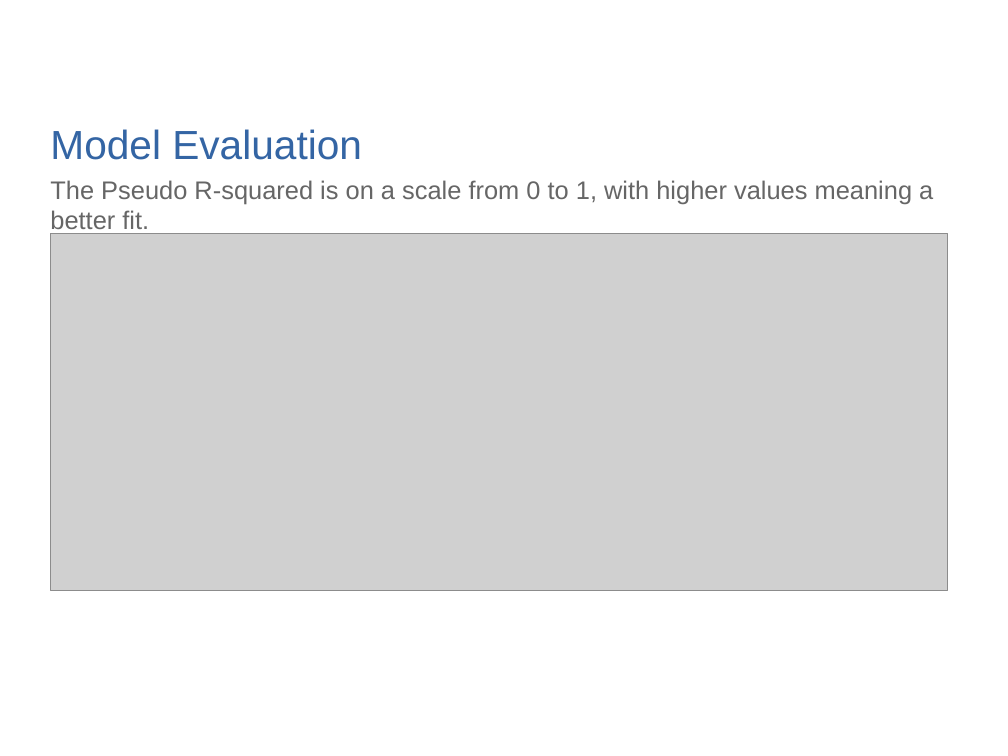
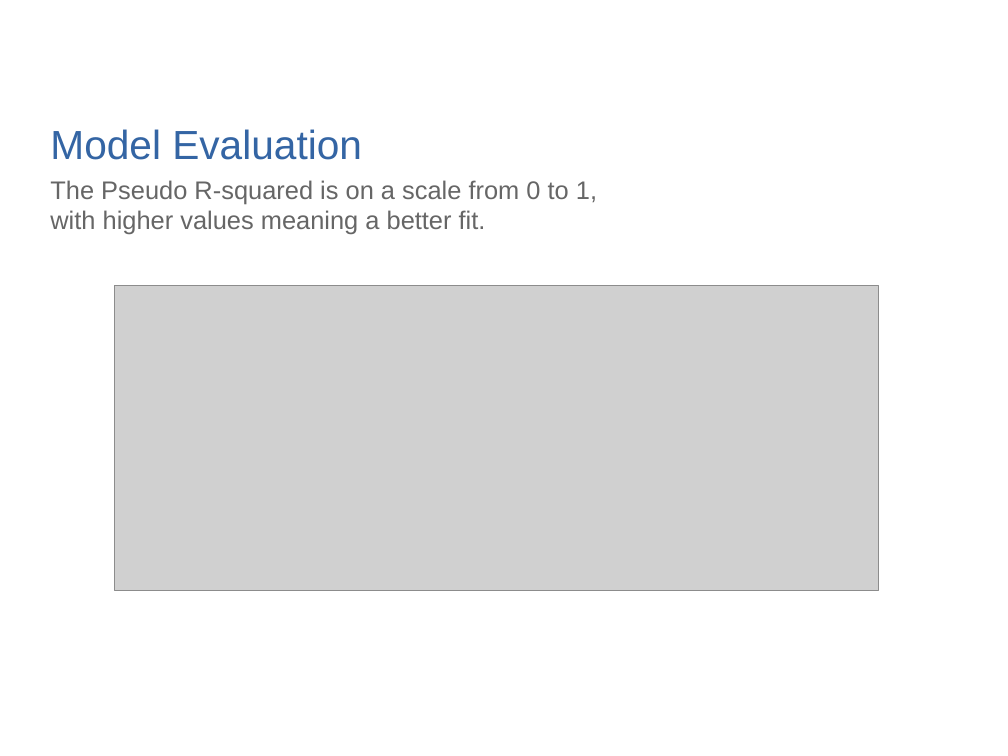
Before and after one commit to quickheaven/scs-3251-statistics-for-data-science, a slide deck: slide 11 of documents/Spam Email Classification - Arjie Cristobal.pptx. Drawn at 1008x756 pixels with LibreOffice and Linux fonts; fonts in the diff are those of the drawing; grey boxes stand for pictures; background and template pictures are left out. Boxes give left, top, right and bottom in pixels: in the first picture for what was removed or moved away, otherwise in the second. Text is boxed around its words. In the diff, an @@ line names an element or a change of style, - is before the commit and + after.

```diff
--- a/documents/Spam Email Classification - Arjie Cristobal.pptx
+++ b/documents/Spam Email Classification - Arjie Cristobal.pptx
@@ text "The Pseudo R-squared is on ..." rewrapped from (50, 180, 933, 235) to (50, 180, 597, 234) @@
@@ picture: place and size @@
-picture at (50, 233, 948, 591)
+picture at (114, 286, 879, 591)
```
Also in this commit, not shown: 7 other slides changed.
